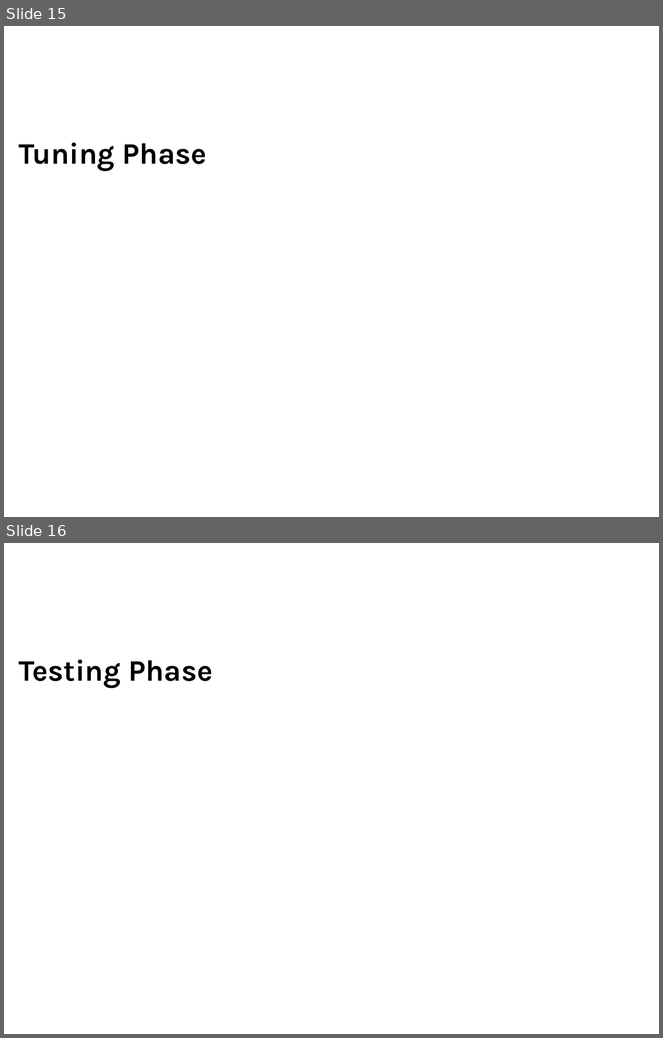
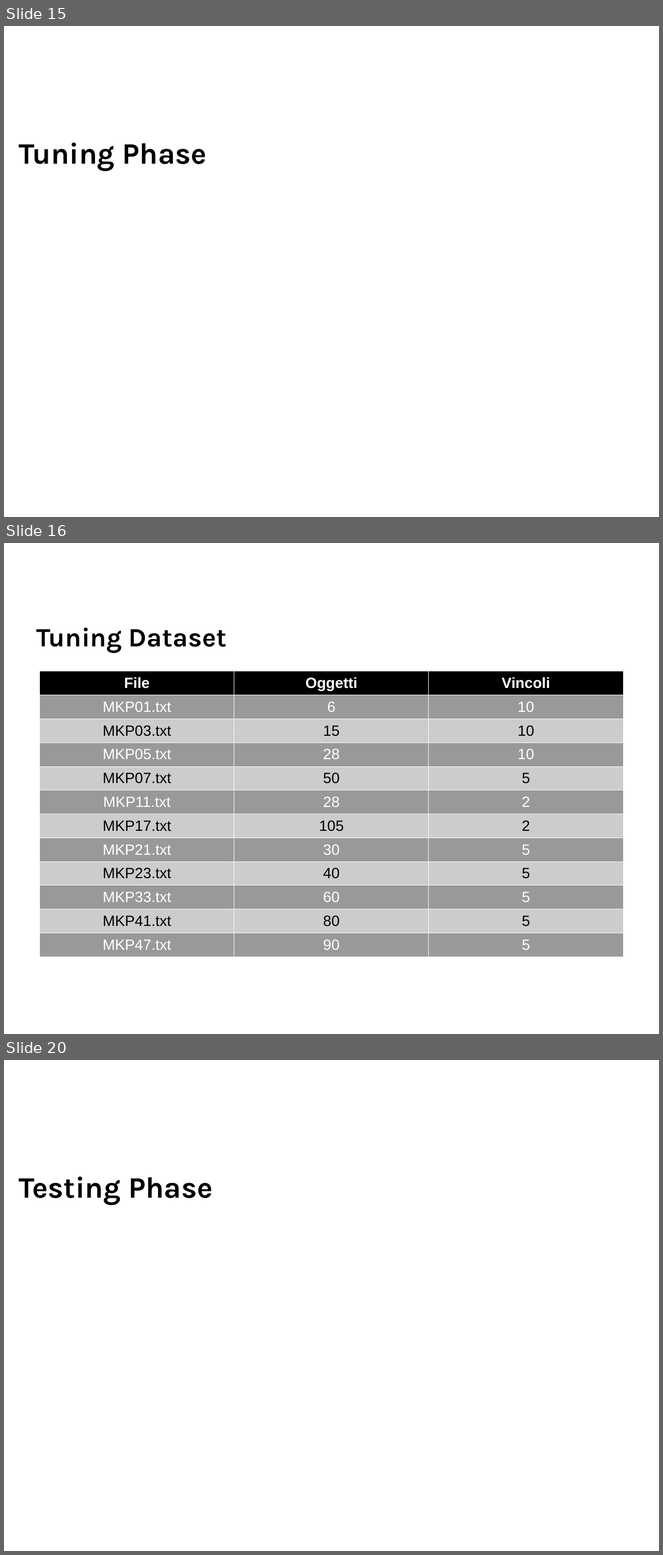
Before and after one commit to ncvescera/mkp-gasolver, a slide deck: relazione/presentazione/presentazione.odp. Shown one above the other, each under a label of ours: slides 15 and 16 before the commit, slides 15, 16 and 20 after it; the slides between them are not shown. The pictures are 663x1038 and 663x1555 pixels, drawn with LibreOffice and Linux fonts; fonts in the diff are those of the drawing; background and template pictures are left out. Boxes give left, top, right and bottom in pixels: in the first picture for what was removed or moved away, otherwise in the second. Text is boxed around its words. In the diff, an @@ line names an element or a change of style, - is before the commit and + after.

```diff
--- a/relazione/presentazione/presentazione.odp
+++ b/relazione/presentazione/presentazione.odp
@@ slide 16 added at (4,543,659,1034), background picture (left out) @@
@@ title added at (37,628,227,653), 32 pt, text #000000, bold @@
+Tuning Dataset
@@ table added at (40,671,623,952), 12 rows, 3 columns @@
+File | Oggetti | Vincoli
+MKP01.txt | 6 | 10
+MKP03.txt | 15 | 10
+MKP05.txt | 28 | 10
+MKP07.txt | 50 | 5
+MKP11.txt | 28 | 2
+MKP17.txt | 105 | 2
+MKP21.txt | 30 | 5
+MKP23.txt | 40 | 5
+MKP33.txt | 60 | 5
+MKP41.txt | 80 | 5
+MKP47.txt | 90 | 5
@@ what was slide 16 is now slide 20 @@
```
Also in this commit, not shown: 1 slide changed, 5 other slides added, 1 other file.
